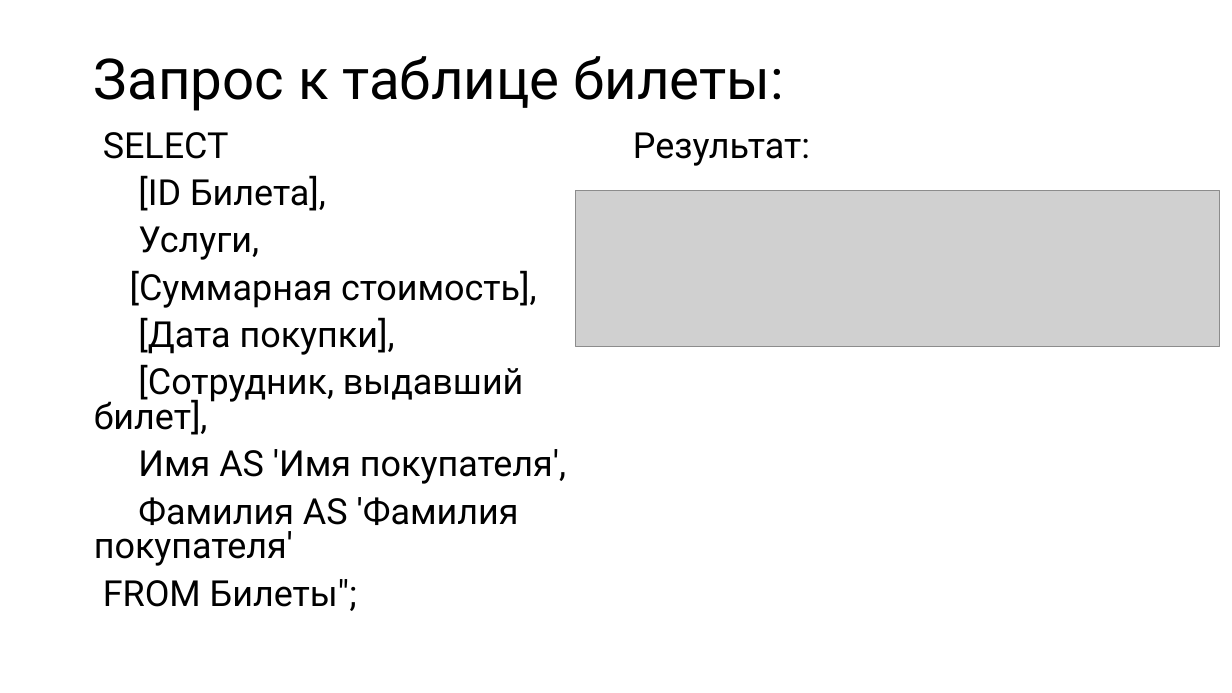
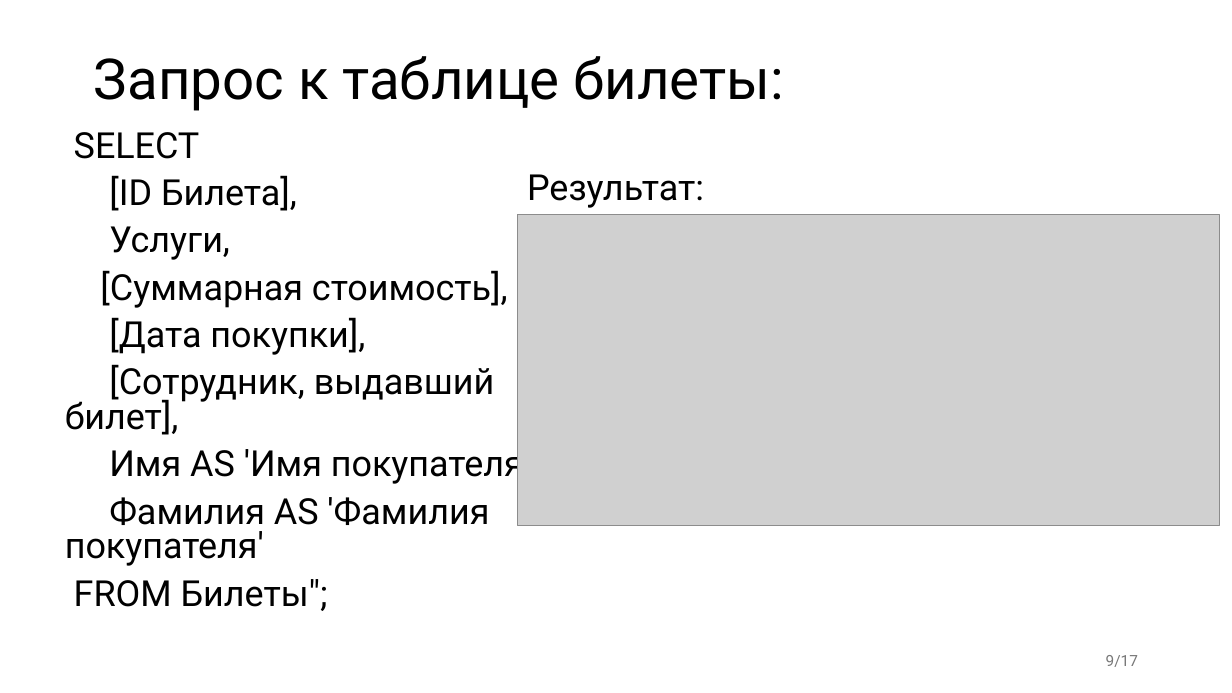
Before and after one commit to BirdManl/-zoo-, a slide deck: slide 9 of Пз+презентация/презентация .pptx. Drawn at 1232x693 pixels with LibreOffice and Linux fonts; fonts in the diff are those of the drawing; grey boxes stand for pictures. Boxes give left, top, right and bottom in pixels: in the first picture for what was removed or moved away, otherwise in the second. Text is boxed around its words. In the diff, an @@ line names an element or a change of style, - is before the commit and + after.

```diff
--- a/Пз+презентация/презентация .pptx
+++ b/Пз+презентация/презентация .pptx
@@ text "SELECT": place and size @@
-text "SELECT" at bbox=[94, 132, 566, 611]
+text "SELECT" at bbox=[65, 132, 537, 611]
@@ text "Результат:": place and size @@
-text "Результат:" at bbox=[633, 132, 810, 166]
+text "Результат:" at bbox=[527, 174, 704, 208]
@@ picture removed at bbox=[576, 190, 1220, 347] @@
@@ picture added at bbox=[518, 215, 1219, 526] @@
@@ page number added at bbox=[1106, 655, 1138, 667], 12 pt, text #797979 @@
+9/17
```
Also in this commit, not shown: 14 other slides changed, 2 other files.
